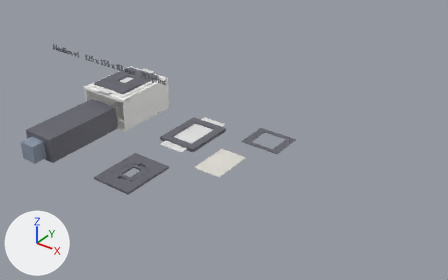
Renders of the Blender file cad/neobox.blend from each side of a commit.
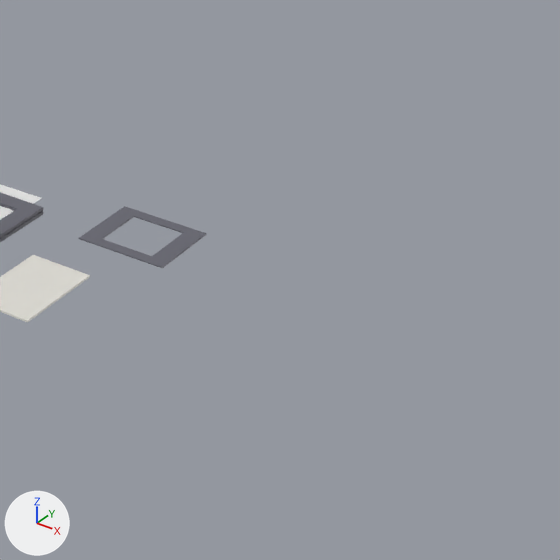
Each version appears first whole from a camera (50 mm lens) standing at (984.0, -954.0, 675.0) and looking at (328.0, -58.0, 57.0), and next in a close-up on the part from 46% to 100% of the width and 14% to 100% of the height. Lighting does not change. The marker at lower left points along +X, +Y and +Z. The older version's two pictures come first.

The first close-up shows 'film-holder-120-lid', 'mask-6x6', 'mock_an-glass-64x95x2' and 2 more.
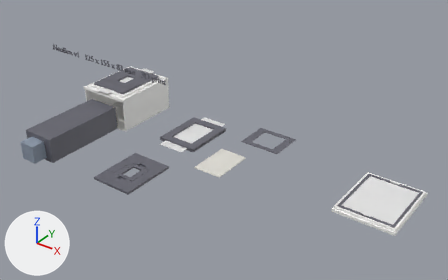
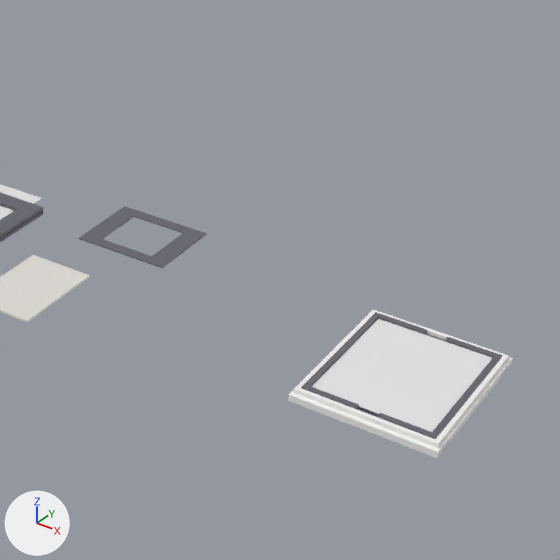
Changed parts and their boxes (x1, y1, x2, y2) in the close-ups (560 x 560 px):
'mock_film-4x5', added
    after: (312, 319, 492, 432)
'cover-stage-4x5', added
    after: (288, 310, 513, 458)
'sheet-plate-4x5', added
    after: (301, 312, 502, 439)

What changed in the scene script:
```text
Add me_mock_film_4x5:
    me_mock_film_4x5.from_pydata(...)  # a box spanning x 599.2..700.8, y -63.5..63.5, z 9.0..9.2
    me_mock_film_4x5.materials.append(mat_nb_film)  # white #e7e7e7
Add me_sheet_plate_4x5:
    me_sheet_plate_4x5.from_pydata(...)  # 48 vertices, 26 faces; spans x 594.0..706.0, y -69.0..69.0, z 6.0..11.0
    me_sheet_plate_4x5.materials.append(mat_nb_black)  # grey #65656f
Add me_cover_stage_4x5:
    me_cover_stage_4x5.from_pydata(...)  # 74 vertices, 46 faces; spans x 588.0..712.0, y -77.0..77.0, z 0.0..10.0
    me_cover_stage_4x5.materials.append(mat_nb_white)  # white #f6f6f3
Add ob_mock_film_4x5:
    ob_mock_film_4x5 = bpy.data.objects.new('mock_film-4x5', me_mock_film_4x5)
    ob_mock_film_4x5.location = (0.0, 0.0, 0.0)
Add ob_sheet_plate_4x5:
    ob_sheet_plate_4x5 = bpy.data.objects.new('sheet-plate-4x5', me_sheet_plate_4x5)
    ob_sheet_plate_4x5.location = (0.0, 0.0, 0.0)
Add ob_cover_stage_4x5:
    ob_cover_stage_4x5 = bpy.data.objects.new('cover-stage-4x5', me_cover_stage_4x5)
    ob_cover_stage_4x5.location = (0.0, 0.0, 0.0)
```
